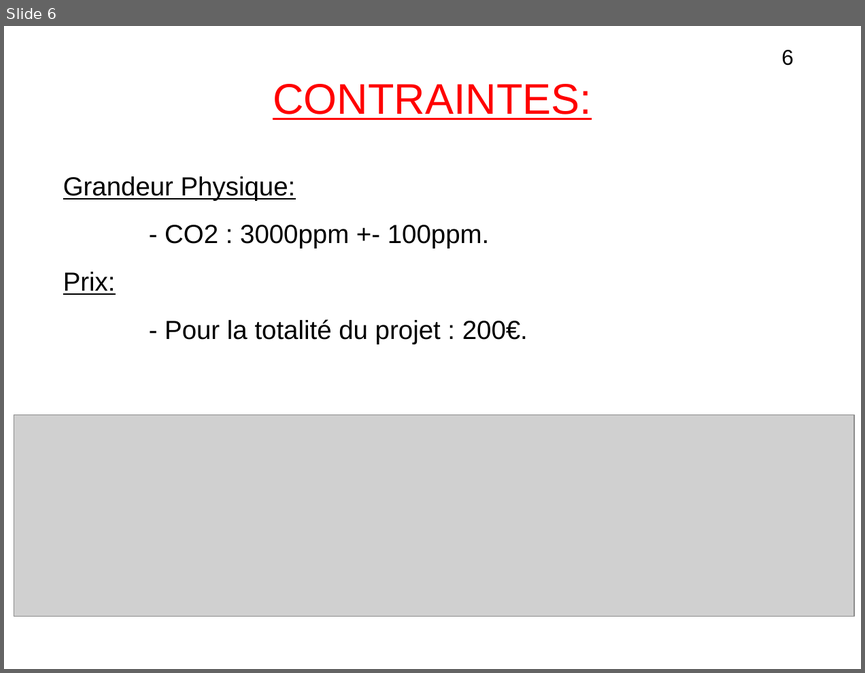
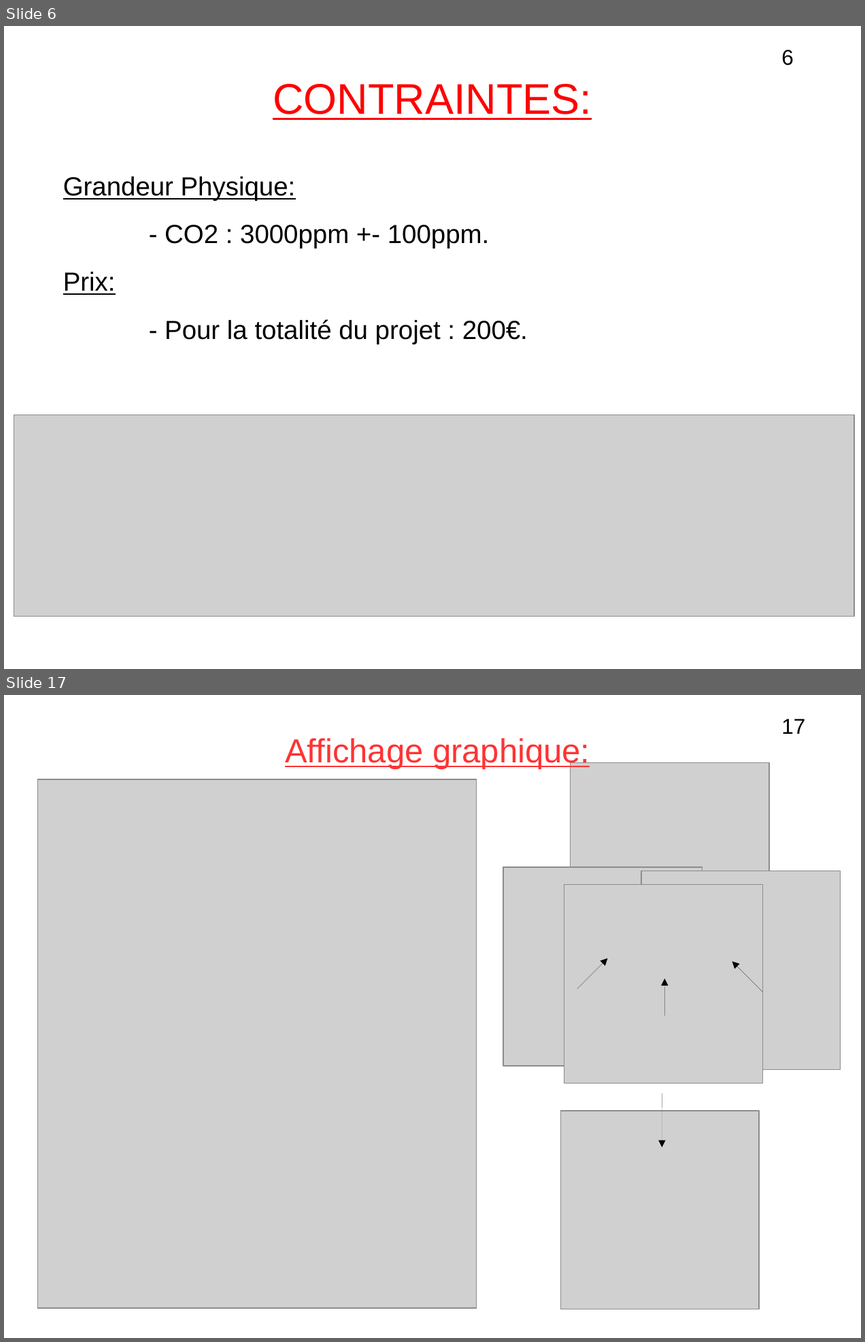
Before and after one commit to lesliesam96/Projet-STI2D, a slide deck: hugo/diapo_R3.odp. Shown one above the other, each under a label of ours: slide 6 before the commit, slides 6 and 17 after it; the slides between them are not shown. The pictures are 865x673 and 865x1342 pixels, drawn with LibreOffice and Linux fonts; fonts in the diff are those of the drawing; grey boxes stand for pictures. Boxes give left, top, right and bottom in pixels: in the first picture for what was removed or moved away, otherwise in the second. Text is boxed around its words. In the diff, an @@ line names an element or a change of style, - is before the commit and + after.

```diff
--- a/hugo/diapo_R3.odp
+++ b/hugo/diapo_R3.odp
@@ slide 17 added at bbox=[4, 695, 861, 1338], background #FFFFFF @@
@@ text added at bbox=[781, 719, 805, 734], 18 pt, text #000000 @@
+17
@@ text added at bbox=[285, 738, 589, 769], 28 pt, text #FF3333, underline @@
+Affichage graphique:
@@ picture added at bbox=[570, 763, 769, 962] @@
@@ picture added at bbox=[37, 779, 476, 1308] @@
@@ picture added at bbox=[504, 867, 702, 1066] @@
@@ picture added at bbox=[641, 870, 840, 1070] @@
@@ picture added at bbox=[564, 884, 763, 1083] @@
@@ arrow added from (577, 989) to (607, 958), #000000 0 pt @@
@@ arrow added from (664, 1015) to (664, 979), #000000 0 pt @@
@@ arrow added from (762, 991) to (732, 962), #000000 0 pt @@
@@ arrow added from (662, 1093) to (662, 1147), #000000 0 pt @@
@@ picture added at bbox=[561, 1110, 759, 1308] @@
```
Also in this commit, not shown: 11 slides changed, 2 other slides added, 2 slides removed.
